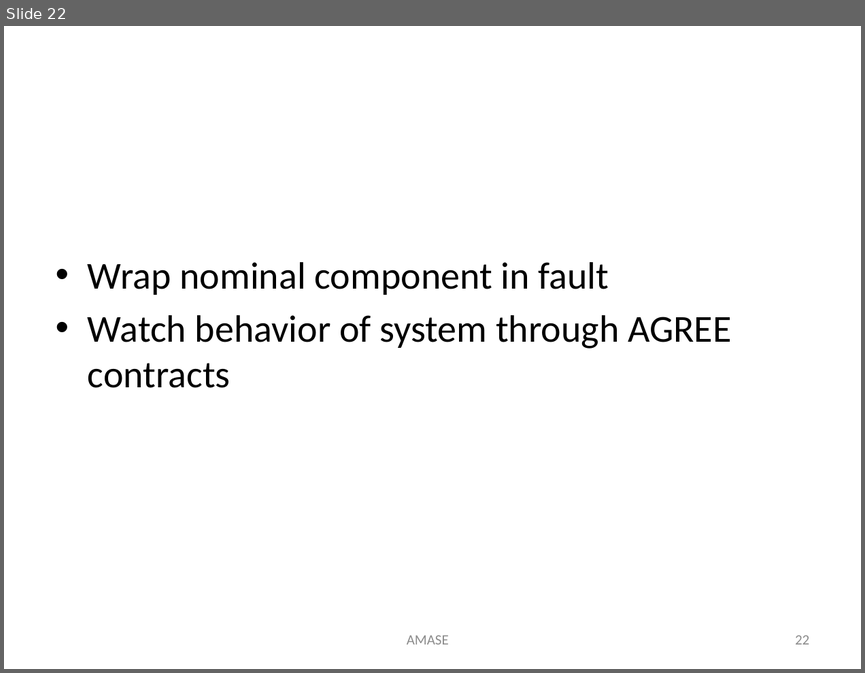
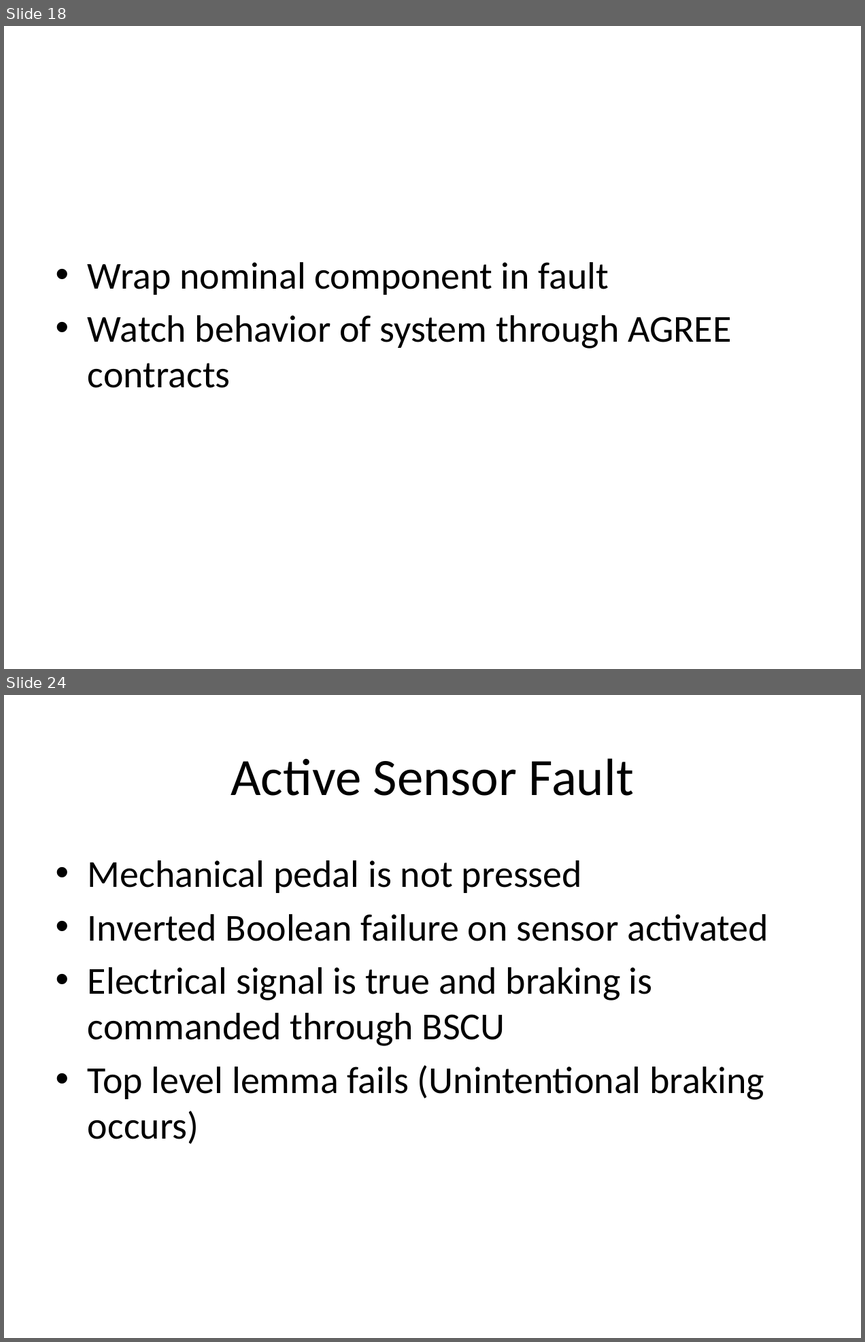
Before and after one commit to dkstewart/Presentations, a slide deck: nasa_year_end_review_2018.pptx. Shown one above the other, each under a label of ours: slide 22 before the commit, slides 18 and 24 after it; the slides between them are not shown. The pictures are 865x673 and 865x1342 pixels, drawn with LibreOffice and Linux fonts; fonts in the diff are those of the drawing. Boxes give left, top, right and bottom in pixels: in the first picture for what was removed or moved away, otherwise in the second. Text is boxed around its words. In the diff, an @@ line names an element or a change of style, - is before the commit and + after.

```diff
--- a/nasa_year_end_review_2018.pptx
+++ b/nasa_year_end_review_2018.pptx
@@ slide 24 added at [4,695,861,1338], background #FFFFFF @@
@@ title added at [230,758,634,796], 44 pt, text #000000 @@
+Active Sensor Fault
@@ text added at [88,860,768,1144], 32 pt, text #000000 @@
+• Mechanical pedal is not pressed
+• Inverted Boolean failure on sensor activated
+• Electrical signal is true and braking is commanded through BSCU
+• Top level lemma fails (Unintentional braking occurs)
@@ what was slide 22 is now slide 18 @@
@@ slide 18 changed as well @@
@@ text removed at [407,635,449,644] @@
-AMASE
@@ page number removed at [795,635,809,644] @@
-22
```
Also in this commit, not shown: 11 other slides changed, 27 other slides added, 36 slides removed.
